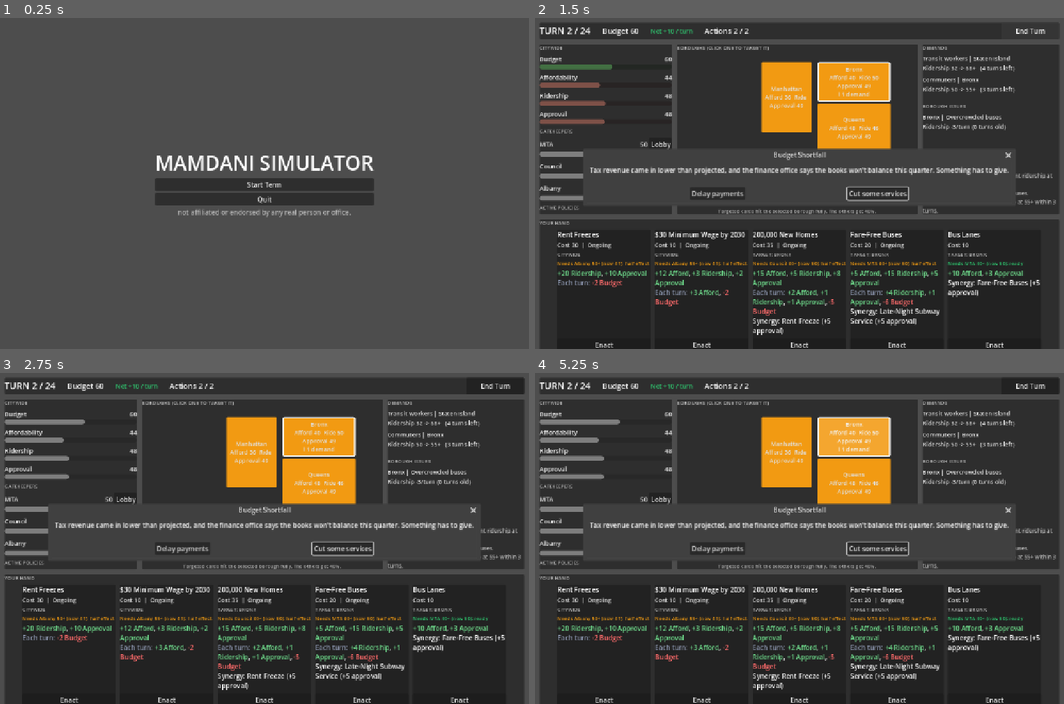
Above: before the commit, frames 1-4 (two rows, left to right).
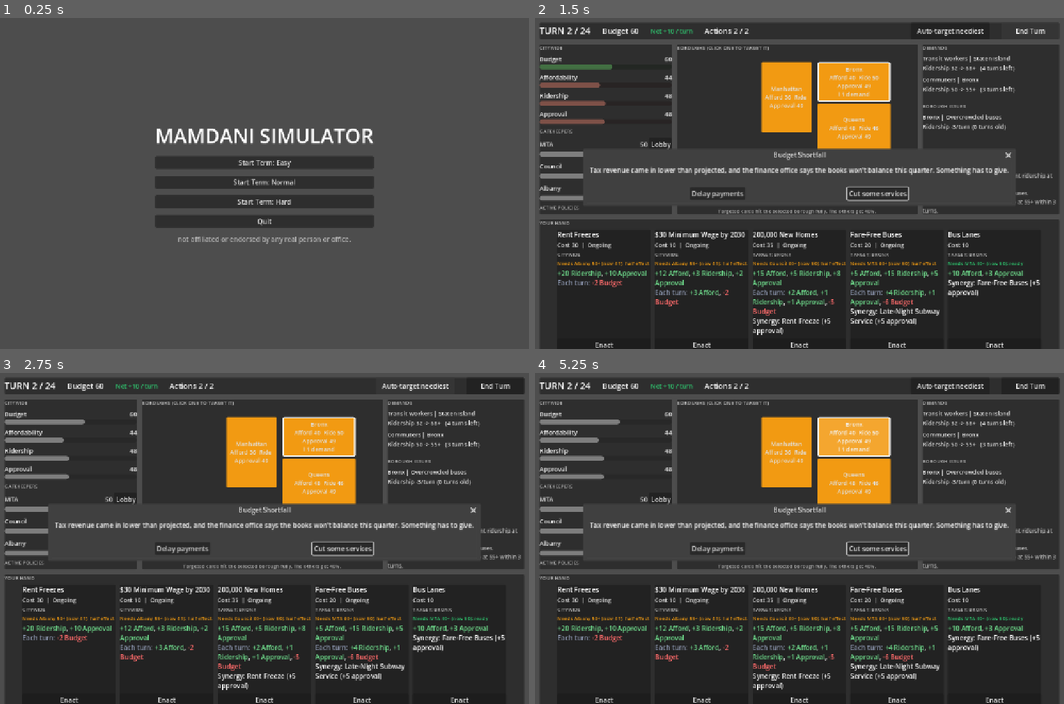
Above: after the commit, the same moments.

Repository: LowPolyPhosphorus/mamdani-simulator
Game: Godot game, scene res://title.tscn
Two runs of this game, one before a commit and one after it. Both use one fixed random seed, a clock stepped at 60 frames per second and the inputs below.
Inputs (mouse positions are in pixels of both pictures, inside the frame that each line leads up to):
- Up to frame 1 (0.25 s): no input
- Up to frame 2 (1.5 s): click (799, 183) at 0.5 s, where only the run before the commit has a clickable "Start Term"; click "End Turn" at 1.25 s
- Up to frame 3 (2.75 s): click (417, 386) at 2 s, where only the run after the commit has a clickable "Auto-target neediest"
- Up to frame 4 (5.25 s): click "Lobby" at 2.75 s; click "Lobby" at 3.5 s; click "Lobby" at 4.25 s; click "Bronx Afford 40 Ride 50 Appro…" at 5 s

The runs differ from the first frame. In frame 1, 6.1% of the frame differs, in the area x 29-71%, y 33-69%; in frame 2, 0.1%; in frame 3, 0.2%; in frame 4, 0.1%.

Commit message:
Add difficulty levels, auto-target toggle, low-stat tags

Diff:
--- a/game_state.gd
+++ b/game_state.gd
@@ -5,11 +5,6 @@
 signal log_message(text: String)
 
 const MAX_TURNS := 24
-const ACTIONS_PER_TURN := 2
-const BASE_INCOME := 10
-const LAPSE_APPROVAL_PENALTY := 8
-const SPILLOVER := 0.4
-const LOSE_APPROVAL := 15
 const GATE_WEAK_MARGIN := 15
 const ATTITUDE_DRIFT := 1
 const LOBBY_COST := 5
@@ -27,7 +22,6 @@
 ]
 const BOROUGHS := ["Bronx", "Brooklyn", "Manhattan", "Queens", "Staten Island"]
 const STATS := ["affordability", "ridership", "approval"]
-const DRIFT := {"affordability": -2, "ridership": -2, "approval": -1}
 const GATEKEEPERS := ["MTA", "Council", "Albany"]
 # Rough placeholder starting values. Change them freely.
 const START := {
@@ -37,10 +31,34 @@
 	"Queens": {"affordability": 50, "ridership": 48, "approval": 50},
 	"Staten Island": {"affordability": 55, "ridership": 34, "approval": 46},
 }
+const PRESETS := {
+	"easy": {
+		"actions": 3, "income": 12, "drift_aff": 1, "drift_rid": 1, "drift_app": 0,
+		"spillover": 0.6, "lose_approval": 10, "lapse_penalty": 4,
+		"event_chance": 0.35, "demand_chance": 0.5, "max_demands": 2, "issue_chance": 0.15,
+	},
+	"normal": {
+		"actions": 2, "income": 10, "drift_aff": 2, "drift_rid": 2, "drift_app": 1,
+		"spillover": 0.4, "lose_approval": 15, "lapse_penalty": 8,
+		"event_chance": 0.5, "demand_chance": 0.7, "max_demands": 3, "issue_chance": 0.3,
+	},
+	"hard": {
+		"actions": 2, "income": 8, "drift_aff": 3, "drift_rid": 2, "drift_app": 1,
+		"spillover": 0.3, "lose_approval": 20, "lapse_penalty": 10,
+		"event_chance": 0.6, "demand_chance": 0.8, "max_demands": 4, "issue_chance": 0.4,
+	},
+}
+
+var difficulty: String = "normal"
+var cfg: Dictionary = PRESETS["normal"]
+
+func set_difficulty(d: String) -> void:
+	difficulty = d
+	cfg = PRESETS[d]
 
 var turn: int = 1
 var budget: int = 50
-var actions_left: int = ACTIONS_PER_TURN
+var actions_left: int = cfg["actions"]
 var target_borough: String = "Bronx"
 var stats := {}
 var active_policies: Array[Dictionary] = []
@@ -61,6 +79,15 @@
 		return city_average("approval")
 
 
+func _drift(stat: String) -> int:
+	match stat:
+		"affordability":
+			return -cfg["drift_aff"]
+		"ridership":
+			return -cfg["drift_rid"]
+		_:
+			return -cfg["drift_app"]
+
 func change_attitude(body: String, amount: int) -> void:
 	if not attitudes.has(body):
 		return
@@ -75,7 +102,7 @@
 func reset() -> void:
 	turn = 1
 	budget = 50
-	actions_left = ACTIONS_PER_TURN
+	actions_left = cfg["actions"]
 	target_borough = BOROUGHS[0]
 	stats = START.duplicate(true)
 	active_policies.clear()
@@ -100,7 +127,7 @@
 
 
 # The one place meters change. A named borough gets the full amount and the
-# others get SPILLOVER of it. An empty borough means every borough gets it all.
+# others get cfg["spillover"] of it. An empty borough means every borough gets it all.
 func _change(meter: String, amount: int, borough: String = "") -> void:
 	if meter == "budget":
 		budget = clampi(budget + amount, 0, 100)
@@ -108,7 +135,7 @@
 	for b in BOROUGHS:
 		var share := 1.0
 		if borough != "" and b != borough:
-			share = SPILLOVER
+			share = cfg["spillover"]
 		stats[b][meter] = clampi(stats[b][meter] + roundi(amount * share), 0, 100)
 
 
@@ -257,13 +284,22 @@
 			active_issues.erase(entry)
 			log_message.emit("Fixed %s in %s." % [entry["name"], entry["borough"]])
 
+func neediest_borough() -> String:
+	var worst := ""
+	var worst_score := 999.0
+	for b in stats.keys():
+		var s: float = (stats[b]["affordability"] + stats[b]["ridership"] + stats[b]["approval"]) / 3.0
+		if s < worst_score:
+			worst_score = s
+			worst = b
+	return worst
 
 func end_turn() -> void:
 	turn += 1
-	actions_left = ACTIONS_PER_TURN
-	_change("budget", BASE_INCOME)
+	actions_left = cfg["actions"]
+	_change("budget", cfg["income"])
 	for stat in STATS:
-		_change(stat, DRIFT[stat])
+		_change(stat, _drift(stat))
 	_drift_attitudes()
 	_run_ongoing_policies()
 	_resolve_demands()
@@ -278,7 +314,7 @@
 		var borough: String = entry["borough"]
 		if card.upkeep > 0 and budget < card.upkeep:
 			active_policies.erase(entry)
-			_change("approval", -LAPSE_APPROVAL_PENALTY, borough)
+			_change("approval", -cfg["lapse_penalty"], borough)
 			log_message.emit("Couldn't fund %s. It lapsed and approval fell." % card.card_name)
 			continue
 		_change("budget", -card.upkeep)
@@ -308,7 +344,7 @@
 
 
 func is_game_over() -> bool:
-	return approval <= LOSE_APPROVAL or is_term_over()
+	return approval <= cfg["lose_approval"] or is_term_over()
 
 
 func boroughs_carried() -> int:
@@ -320,7 +356,7 @@
 
 
 func get_ending() -> String:
-	if approval <= LOSE_APPROVAL:
+	if approval <= cfg["lose_approval"]:
 		return "Voted out. Citywide approval collapsed."
 	var avg: int = roundi((affordability + ridership + approval) / 3.0)
 	var carried := "You carried %d of %d boroughs." % [boroughs_carried(), BOROUGHS.size()]
--- a/main.gd
+++ b/main.gd
@@ -1,6 +1,7 @@
 extends Control
 
 const HAND_SIZE := 5
+const LOW_THRESHOLD := 30
 const EVENT_CHANCE := 0.5
 const MAX_DEMANDS := 3
 const DEMAND_CHANCE := 0.7
@@ -39,6 +40,7 @@
 var log_lines: Array[String] = []
 var current_event: GameEvent
 var game_ended := false
+var auto_target := false
 
 
 func _ready() -> void:
@@ -49,6 +51,7 @@
 	_build_layout()
 	_build_dialogs()
 	end_turn_button.pressed.connect(GameState.end_turn)
+	GameState.turn_changed.connect(_apply_auto_target)
 	GameState.turn_changed.connect(_spawn_demand)
 	GameState.turn_changed.connect(_update_ui)
 	GameState.meters_changed.connect(_update_ui)
@@ -126,6 +129,13 @@
 	var spacer := Control.new()
 	spacer.size_flags_horizontal = Control.SIZE_EXPAND_FILL
 	row.add_child(spacer)
+
+	var needy_button := Button.new()
+	needy_button.text = "Auto-target neediest"
+	needy_button.toggle_mode = true
+	needy_button.custom_minimum_size = Vector2(190, 40)
+	needy_button.toggled.connect(_on_auto_target_toggled)
+	row.add_child(needy_button)
 
 	end_turn_button = Button.new()
 	end_turn_button.text = "End Turn"
@@ -147,6 +157,14 @@
 	box.add_child(_scroll_wrap(policies_box))
 	return box.get_parent()
 
+func _on_auto_target_toggled(pressed: bool) -> void:
+	auto_target = pressed
+	if pressed:
+		_target_neediest()
+
+func _target_neediest() -> void:
+	GameState.target_borough = GameState.neediest_borough()
+	_update_boroughs()
 
 func _add_city_row(parent: Node, meter: String) -> void:
 	var row := VBoxContainer.new()
@@ -168,6 +186,9 @@
 	city_bars[meter] = bar
 	city_labels[meter] = value_label
 
+func _unhandled_key_input(event: InputEvent) -> void:
+	if event is InputEventKey and event.pressed and event.keycode == KEY_N:
+		_target_neediest()
 
 func _add_attitude_row(parent: Node, body: String) -> void:
 	var row := VBoxContainer.new()
@@ -222,7 +243,7 @@
 		button.pressed.connect(_on_borough_pressed.bind(b))
 		map.add_child(button)
 		borough_buttons[b] = button
-	var hint := _label("Targeted cards hit the selected borough fully. The others get %d%%." % roundi(GameState.SPILLOVER * 100), 12, UITheme.MUTED)
+	var hint := _label("Targeted cards hit the selected borough fully. The others get %d%%." % roundi(GameState.cfg["spillover"] * 100), 12, UITheme.MUTED)
 	hint.horizontal_alignment = HORIZONTAL_ALIGNMENT_CENTER
 	box.add_child(hint)
 	return box.get_parent()
@@ -270,10 +291,10 @@
 func _update_ui() -> void:
 	turn_label.text = "TURN %d / %d" % [mini(GameState.turn, GameState.MAX_TURNS), GameState.MAX_TURNS]
 	budget_label.text = "Budget %d" % GameState.budget
-	var net := GameState.BASE_INCOME - _total_upkeep()
+	var net: int = GameState.cfg["income"] - _total_upkeep()
 	net_label.text = "Net %s / turn" % _signed_num(net)
 	net_label.add_theme_color_override("font_color", UITheme.GOOD if net >= 0 else UITheme.BAD)
-	actions_label.text = "Actions %d / %d" % [GameState.actions_left, GameState.ACTIONS_PER_TURN]
+	actions_label.text = "Actions %d / %d" % [GameState.actions_left, GameState.cfg["actions"]]
 	_update_city()
 	_update_attitudes()
 	_update_boroughs()
@@ -318,6 +339,15 @@
 		var n: int = demand_counts.get(b, 0)
 		if n > 0:
 			label_text += "\n! %d demand%s" % [n, "" if n == 1 else "s"]
+		var low: Array[String] = []
+		if GameState.get_value("affordability", b) < LOW_THRESHOLD:
+			low.append("Afford")
+		if GameState.get_value("ridership", b) < LOW_THRESHOLD:
+			low.append("Ride")
+		if approval < LOW_THRESHOLD:
+			low.append("Approval")
+		if not low.is_empty():
+			label_text += "\nLOW:" + ", ".join(low)
 		button.text = label_text
 		var base := UITheme.heat(approval)
 		var selected: bool = b == GameState.target_borough
@@ -597,3 +627,8 @@
 func _restart() -> void:
 	GameState.reset()
 	get_tree().reload_current_scene()
+
+func _apply_auto_target() -> void:
+	if auto_target:
+		GameState.target_borough = GameState.neediest_borough()
+		_update_boroughs()
--- a/title.gd
+++ b/title.gd
@@ -11,7 +11,7 @@
 	add_child(center)
 
 	var box := VBoxContainer.new()
-	box.add_theme_constant_override("seperation", 16)
+	box.add_theme_constant_override("separation", 16)
 	center.add_child(box)
 
 	var title := Label.new()
@@ -20,10 +20,11 @@
 	title.horizontal_alignment = HORIZONTAL_ALIGNMENT_CENTER
 	box.add_child(title)
 
-	var start := Button.new()
-	start.text = "Start Term"
-	start.pressed.connect(_on_start_pressed)
-	box.add_child(start)
+	for o in [["Easy", "easy"], ["Normal", "normal"], ["Hard", "hard"]]:
+		var b := Button.new()
+		b.text = "Start Term: " + o[0]
+		b.pressed.connect(_start.bind(o[1]))
+		box.add_child(b)
 
 	var quit := Button.new()
 	quit.text = "Quit"
@@ -36,6 +37,7 @@
 	disclaimer.horizontal_alignment = HORIZONTAL_ALIGNMENT_CENTER
 	box.add_child(disclaimer)
 
-
-func _on_start_pressed() -> void:
+func _start(d: String) -> void:
+	GameState.set_difficulty(d)
+	GameState.reset()
 	get_tree().change_scene_to_file(GAME_SCENE)
